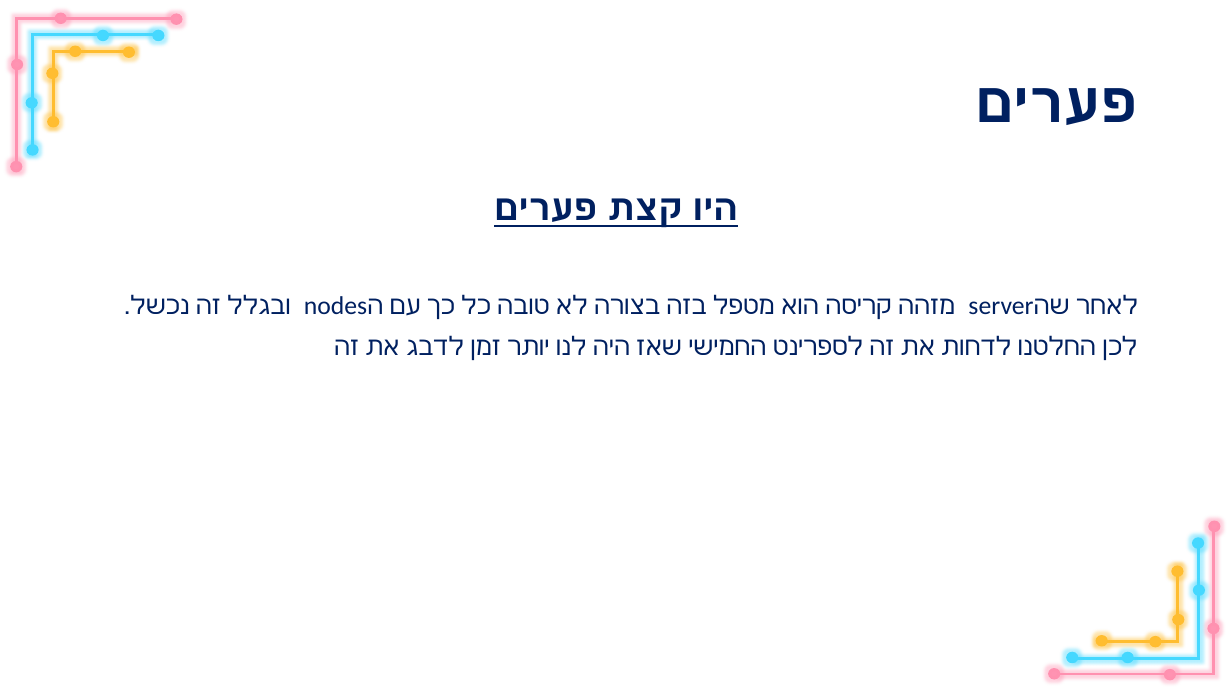
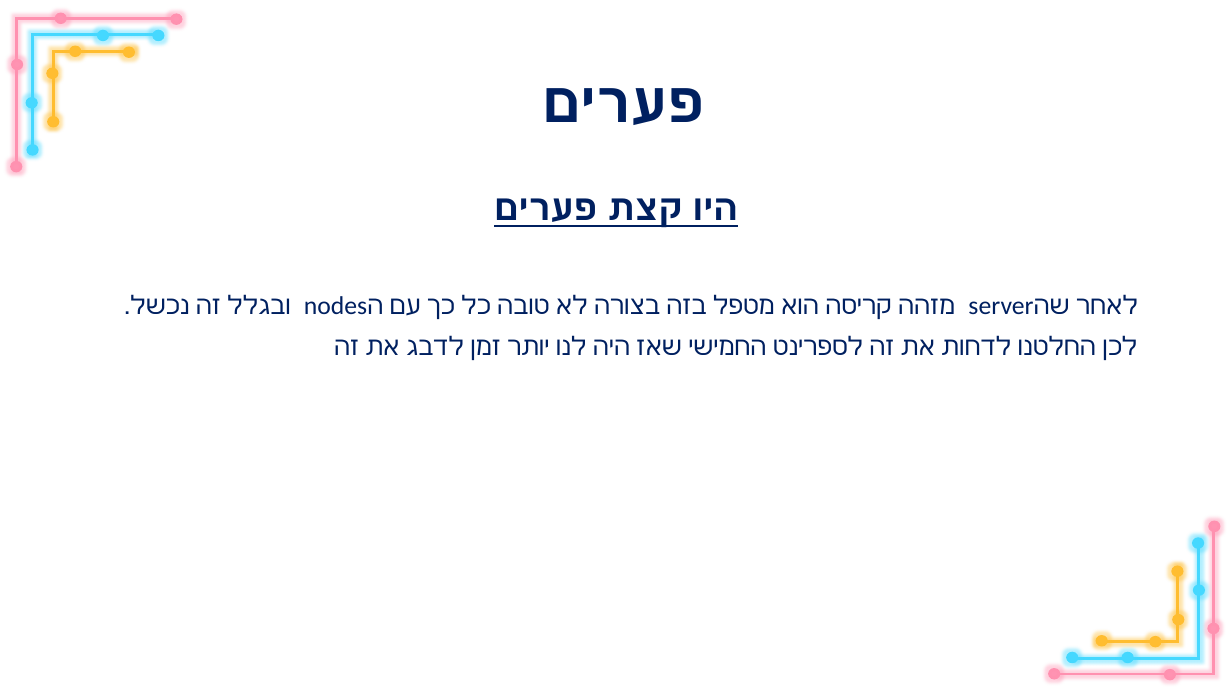
Before and after one commit to LiamForReal/orbit, a slide deck: slide 4 of seconed_iteration.pptx. Drawn at 1232x693 pixels with LibreOffice and Linux fonts; fonts in the diff are those of the drawing; background and template pictures are left out. Boxes give left, top, right and bottom in pixels: in the first picture for what was removed or moved away, otherwise in the second. Text is boxed around its words. In the diff, an @@ line names an element or a change of style, - is before the commit and + after.

```diff
--- a/seconed_iteration.pptx
+++ b/seconed_iteration.pptx
@@ title "פערים": place and size @@
-title "פערים" at [975,88,1138,125]
+title "פערים" at [542,88,705,125]
```
Also in this commit, not shown: 4 other slides changed.
